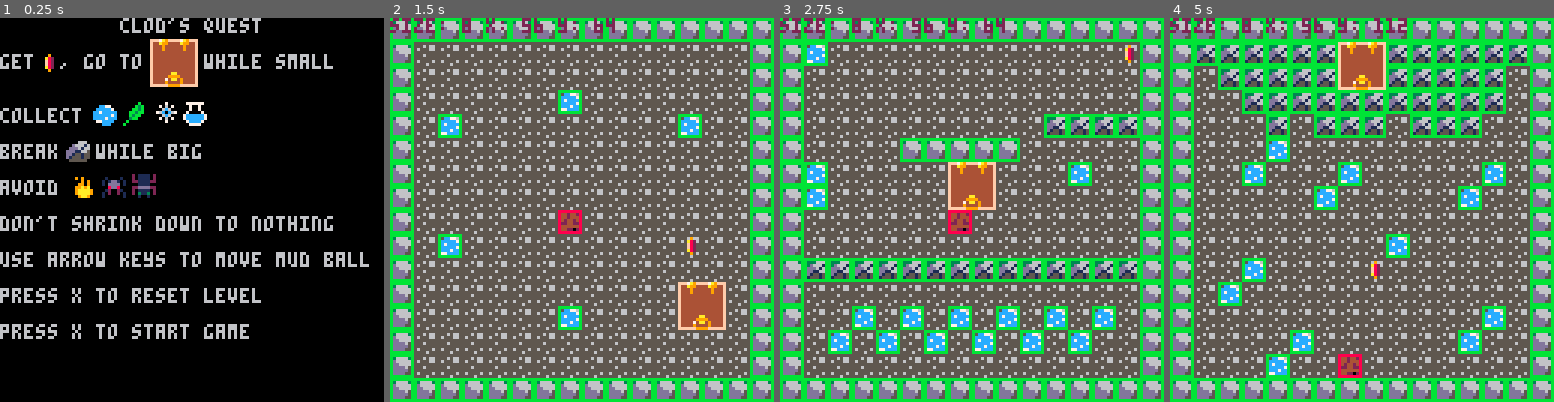
Above: before the commit, frames 1-4 (left to right).
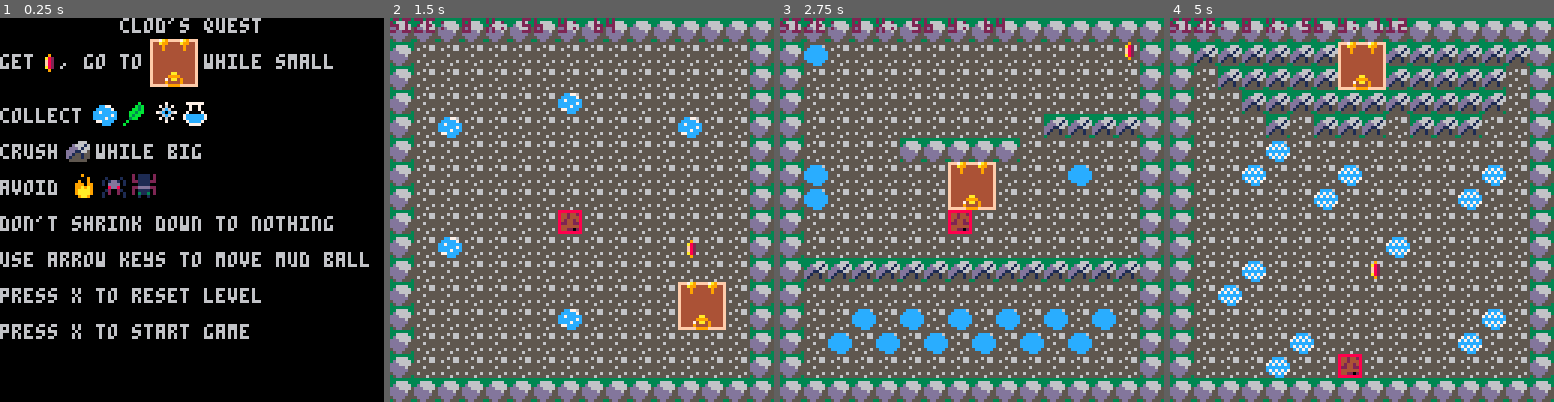
Above: after the commit, the same moments.

Repository: cassandra-largosa/Jelly-and-Jam
Game: PICO-8 cartridge jam.p8
Same seed, same stepped clock (60 frames per second), same inputs: the game is played once before the commit and once after it.
Inputs:
- Up to frame 1 (0.25 s): no input
- Up to frame 2 (1.5 s): tap O (Z key) at 0.33, 0.7, 1.43 s; tap X (X key) at 1.07 s
- Up to frame 3 (2.75 s): hold Left 1.97-2.37 s; tap X (X key) at 2.07, 2.4, 2.73 s; tap O (Z key) at 2.22 s; hold Down from 2.42 s (still down)
- Up to frame 4 (5 s): release Down at 2.82 s; hold Right 2.87-3.53 s; tap X (X key) every 0.33 s from 3.07 to 4.73 s; tap O (Z key) at 3.1, 3.98, 4.87 s; hold Up 3.58-4.08 s; hold Right 4.13-4.53 s; hold Down from 4.58 s (still down)

The runs differ from the first frame. In frame 1, 0.2% of the frame differs, in the area x 0-25%, y 32-45%; in frame 2, 11%; in frame 3, 17%; in frame 4, 20%, in the area x 0-100%, y 0-100%.

Commit message:
Animated a few things

Diff:
--- a/jam.p8
+++ b/jam.p8
@@ -26,7 +26,11 @@
 
 function get_sprite(name)
     local sprite = sprites[name]
-    return sprite.anim[sprite.frame]
+    if sprite == nil then
+        return nil
+    else
+        return sprite.anim[sprite.frame]
+    end
 end
 
 function inc_anim(sprite)
@@ -34,10 +38,15 @@
 end
 
 --animations {frame1, frame2...}
---slime_a = {0,0,2,2,4,4,6,6,4,4,2,2}
+puddle_a = {86,86,86,86,86,86,86,86,86,86,86,86,86,86,86,87,87,87,87,87,87,87,87,87,87,87,87,87,87,87,88,88,88,88,88,88,88,88,88,88,88,88,88,88,88}
+fire_a = {71,71,71,71,71,71,72,72,72,72,72,72,73,73,73,73,73,73}
+goal_a = {97,97,97,97,97,97,97,97,97,97,97,97,97,97,97,105,105,105,105,105,105,105,105,105,105,105,105,105,105,105,97,97,97,97,97,97,97,97,97,97,97,97,97,97,97,106,106,106,106,106,106,106,106,106,106,106,106,106,106,106}
 
 sprites = {}
 --add_sprite("slime", slime_a)
+add_sprite("puddle", puddle_a)
+add_sprite("fire", fire_a)
+add_sprite("goal", goal_a)
 
 sprite_map = {none = 0,
               grass = 65,
@@ -145,6 +154,7 @@
 
 --status stuff
 mode = "title" --title, game, end
+timer = 0 --timer for anything that wants it
 end_timer = 0
 
 function add_snow(time)
@@ -465,20 +475,20 @@
         print("          clod's quest\n")
 
         print("get  , go to     while small\n\n")
-        spr(sprite_map.goal, 12, 11)
+        spr(get_sprite("goal"), 12, 11)
         spr(sprite_map.exit_closed, 50, 7, 2, 2)
 
         print("collect\n")
-        spr(sprite_map.puddle, 31, 28)
+        spr(get_sprite("puddle"), 31, 28)
         spr(sprite_map.leaf, 41, 28)
         spr(sprite_map.snow, 51, 28)
         spr(sprite_map.potion, 61, 28)
 
-        print("break   while big\n")
+        print("crush   while big\n")
         spr(sprite_map.pebble, 22, 40)
 
         print("avoid\n")
-        spr(sprite_map.fire, 24, 52)
+        spr(get_sprite("fire"), 24, 52)
         spr(sprite_map.spider, 34, 52)
         spr(sprite_map.beetle, 44, 52)
 
@@ -507,7 +517,7 @@
 
         --goal
         if not goal.collected then
-            spr(sprite_map.goal, goal.x, goal.y)
+            spr(get_sprite("goal"), goal.x, goal.y)
         end
 
         --exit
@@ -523,11 +533,22 @@
         local objects = array_concat({rocks, puddles, pebbles, fires, snows,
                                       potions, spiders, beetles, leafs})
         for object in all(objects) do
-            spr(sprite_map[object.name], object.x, object.y)
-            if debug then --bounding boxes
-                local r = object.rect
-                rect(r.x1, r.y1, r.x2, r.y2, 11)
-            end
+            local sprite = 0
+            if get_sprite(object.name) != nil then
+                sprite = get_sprite(object.name) --animated sprites
+            else
+                sprite = sprite_map[object.name] --static sprites
+            end
+            local flip_x, flip_y = false, false
+            if object.name == "beetle" and object.dir == -1 then
+                flip_y = true
+            end
+            spr(sprite, object.x, object.y, 1, 1, flip_x, flip_y)
+
+            --if debug then --bounding boxes
+                --local r = object.rect
+                --rect(r.x1, r.y1, r.x2, r.y2, 11)
+            --end
         end
 
         --mud
@@ -566,8 +587,12 @@
         print("       you are too heavy.\n")
         print("            the end")
 
+        local x, y = 56, 100 --bottom left of the 2x2 mud sprite
+
+        --philosopher's stone
+        spr(96, x+20, y)
+
         --ending animation
-        local x, y = 56, 100
         if end_timer <= end_delay then
             palt(0, false)
             palt(7, true)
@@ -595,6 +620,9 @@
         inc_anim(sprite)
     end
 
+    --update timer
+    timer += 1
+
     --start game
     if mode == "title" then
         if btnp(5) then
@@ -639,7 +667,7 @@
 
     --update the rest of the game state only if the mud moved
     if moved then
-        --update timers
+        --update effect timers
         if potion > 0 then potion -= 1 end
         if snow > 0 then snow -= 1 end
         if leaf > 0 then leaf -= 1 end
@@ -794,14 +822,14 @@
 565556553b33b33366666665dddddd556655556655555555cccc7cccc7c7c7c7ccccccccccccccccdd155155f444474aa494444ff10100000001010f00000000
 655555653333b333566666555dddd5556666666556555565077cccc00c7c7c700cccccc0ccccccccd1555155f44449444494444ff01010101010101f00000000
 55555556333333336555556605dd55505665566655556555000ccc00000ccc00000ccc000ccc0cc005555550ffffff9999ffffffffffffffffffffff00000000
-00000000000000000000000000000b000000700000fff90000000000002277000777777000000000000000000000000000000000000000000000000000000000
-007a980000009000007f0fe00000b3b00070607007aaaa9000007000072222200070070000000000000000000000000000000000000000000000000000000000
-0affa980000a820007feeee2000bb3b00006c600faa99aa400007700772772270070070000000000000000000000000000000000000000000000000000000000
-89aa9982000f82000fee8ee200bb3bb0076c0c67fa9999a400076700222772220700007000000000000000000000000000000000000000000000000000000000
-89999982000f820000e8882000b3bb000006c6009a9999a407066607072222707cccccc700000000000000000000000000000000000000000000000000000000
-08999820000a8200000e8200003bb000007060709aa99aa40666d666000dd0007cccccc700000000000000000000000000000000000000000000000000000000
-0088820000009000000020000b0000000000700004aaaa200d6dd6d60006600007cccc7000000000000000000000000000000000000000000000000000000000
-000000000000000000000000b0000000000000000044420000ddddd0000770000077770000000000000000000000000000000000000000000000000000000000
+00000000000000000000000000000b000000700000fff90000000000002277000777777000009000000000000000000000000000000000000000000000000000
+007a980000009000007f0fe00000b3b00070607007aaaa90000070000722222000700700000a8200000000000000000000000000000000000000000000000000
+0affa980000a820007feeee2000bb3b00006c600faa99aa4000077007727722700700700000f8200000090000000000000000000000000000000000000000000
+89aa9982000f82000fee8ee200bb3bb0076c0c67fa9999a4000767002227722207000070000f8200000a82000000000000000000000000000000000000000000
+89999982000f820000e8882000b3bb000006c6009a9999a407066607072222707cccccc7000a8200000f82000000000000000000000000000000000000000000
+08999820000a8200000e8200003bb000007060709aa99aa40666d666000dd0007cccccc700009000000f82000000000000000000000000000000000000000000
+0088820000009000000020000b0000000000700004aaaa200d6dd6d60006600007cccc7000000000000a82000000000000000000000000000000000000000000
+000000000000000000000000b0000000000000000044420000ddddd0000770000077770000000000000090000000000000000000000000000000000000000000
 ffff11fffff11ffffff11fff000000000077770020111102000000000000000000000000000000000000000000000000000000000000000000000000cccceeee
 fffff11fff1111fffff11fff010000100778877020111102000000000000000000000000000000000000000000000000000000000000000000000000cccceeee
 11111111f1f11f1ff1f11f1f101dd1017781687722111122000000000000000000000000000000000000000000000000000000000000000000000000cccceeee
